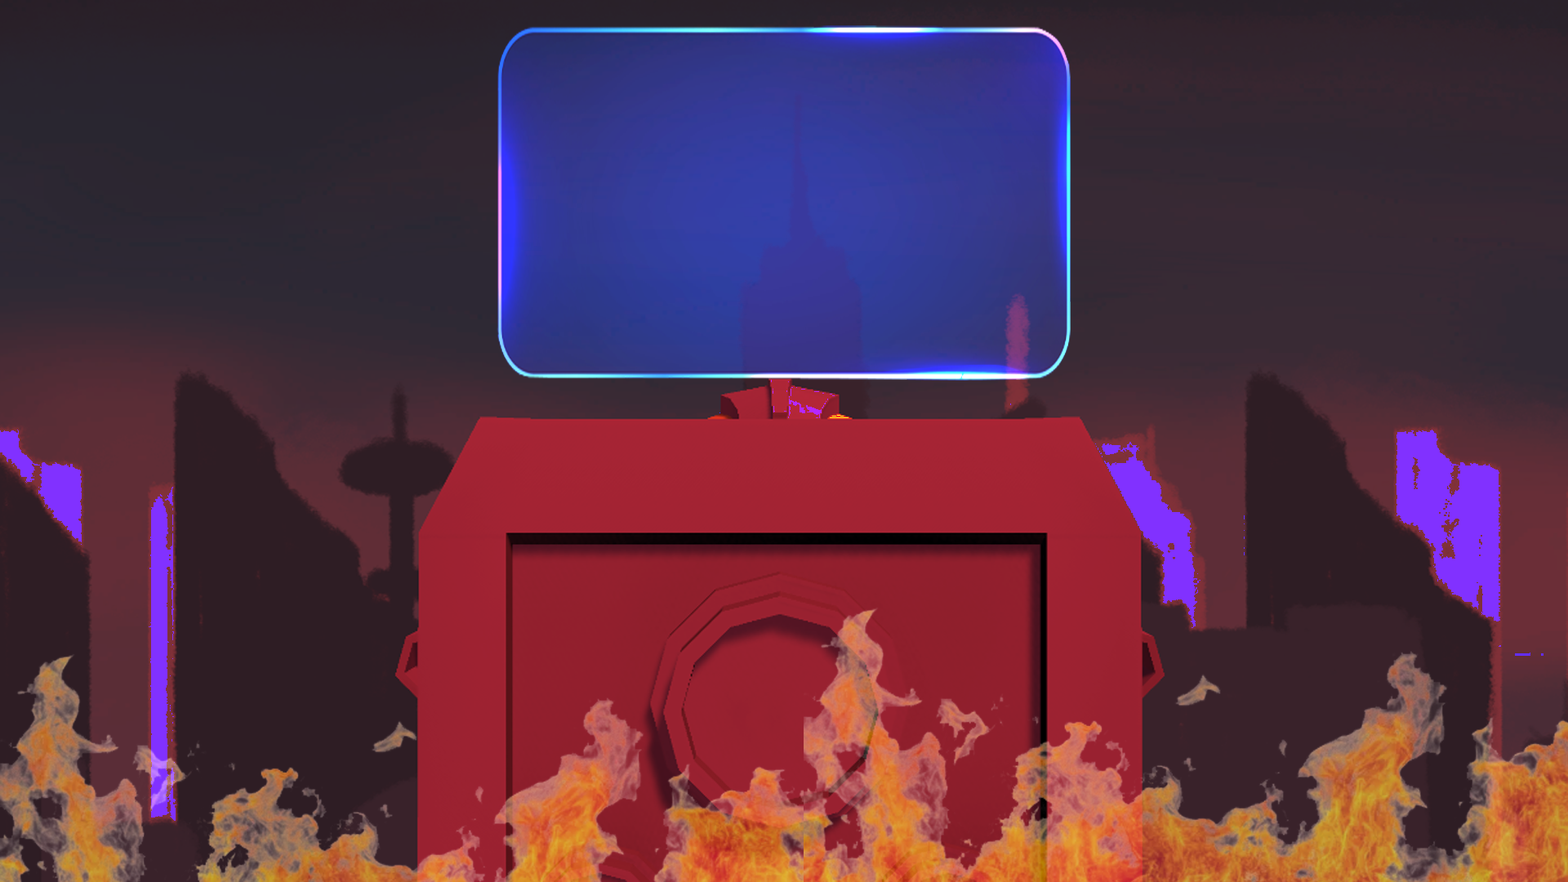
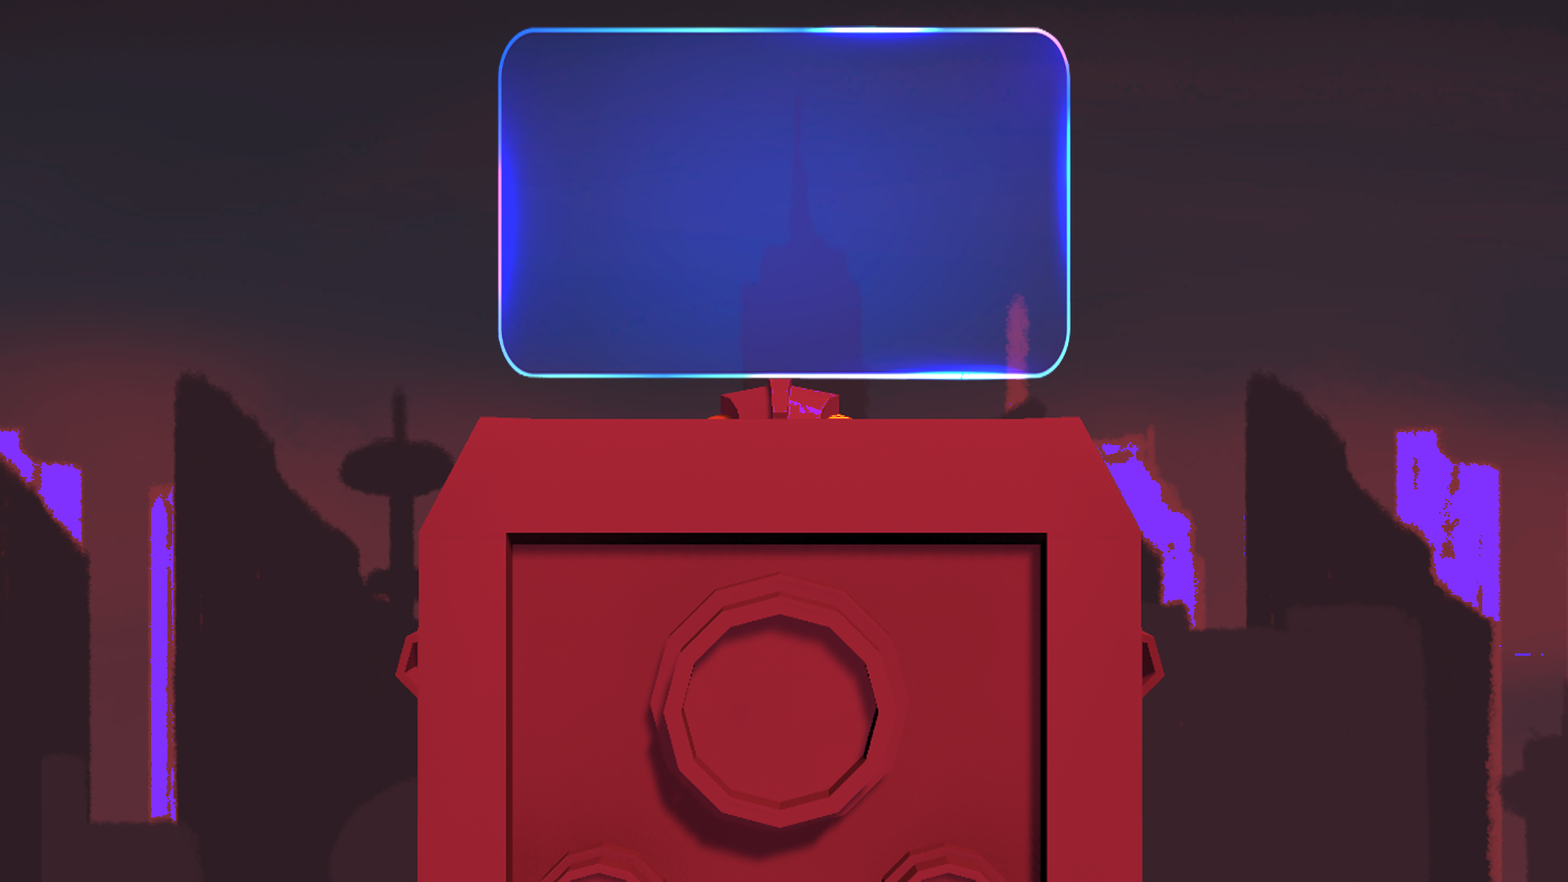
Layer changes from the first 1568x882 image to the second:
removed layer "Capa 8" (was screen) over (0, 606, 1568, 882)